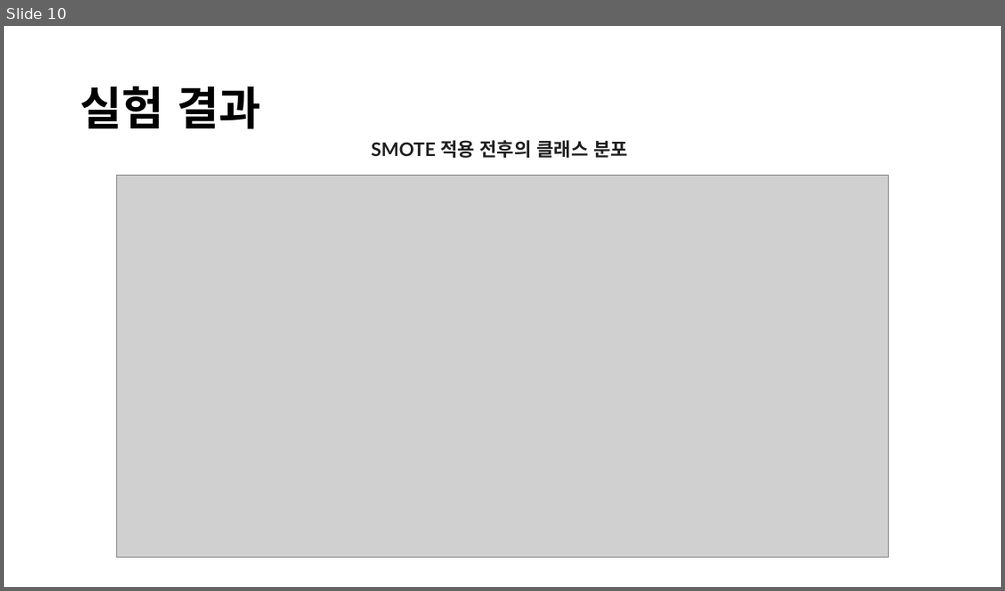
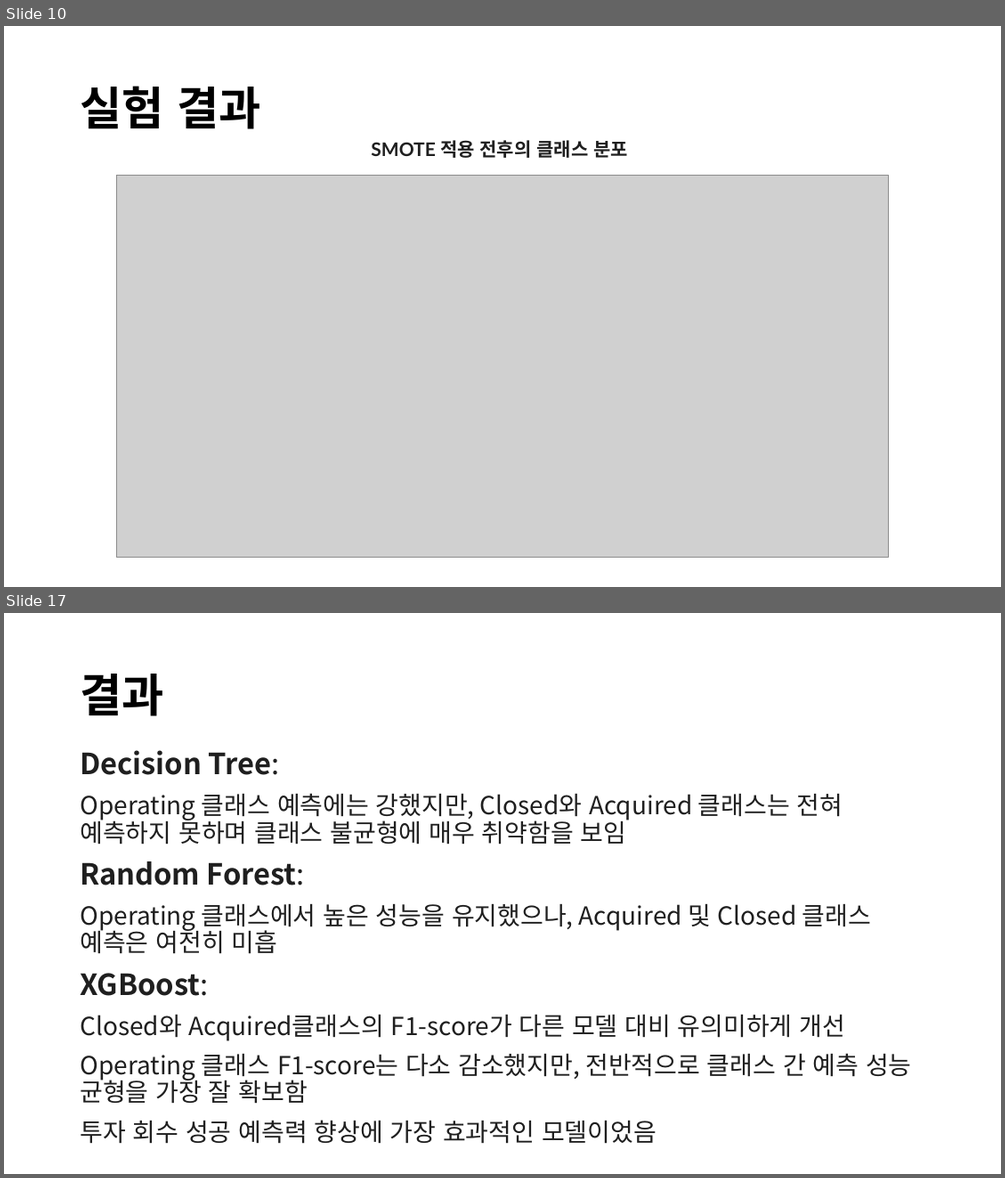
Before and after one commit to kimyoungho010311/Startup_Success_Prediction_Hackathon, a slide deck: notebooks/Steeze/스타트업 성공 예측.pptx. Shown one above the other, each under a label of ours: slide 10 before the commit, slides 10 and 17 after it; the slides between them are not shown. The pictures are 1005x591 and 1005x1178 pixels, drawn with LibreOffice and Linux fonts; fonts in the diff are those of the drawing; grey boxes stand for pictures. Boxes give left, top, right and bottom in pixels: in the first picture for what was removed or moved away, otherwise in the second. Text is boxed around its words. In the diff, an @@ line names an element or a change of style, - is before the commit and + after.

```diff
--- a/notebooks/Steeze/스타트업 성공 예측.pptx
+++ b/notebooks/Steeze/스타트업 성공 예측.pptx
@@ slide 17 added at (4,613,1001,1174), background #FFFFFF @@
@@ title added at (80,674,163,716), 44 pt, text #000000, bold @@
+결과
@@ text added at (80,750,912,1143), 24 pt, text #1F1F1F @@
+Decision Tree:
+Operating 클래스 예측에는 강했지만, Closed와 Acquired 클래스는 전혀 예측하지 못하며 클래스 불균형에 매우 취약함을 보임
+Random Forest:
+Operating 클래스에서 높은 성능을 유지했으나, Acquired 및 Closed 클래스 예측은 여전히 미흡
+XGBoost:
+Closed와 Acquired클래스의 F1-score가 다른 모델 대비 유의미하게 개선
+Operating 클래스 F1-score는 다소 감소했지만, 전반적으로 클래스 간 예측 성능 균형을 가장 잘 확보함
+투자 회수 성공 예측력 향상에 가장 효과적인 모델이었음
```
Also in this commit, not shown: 6 other slides added.
